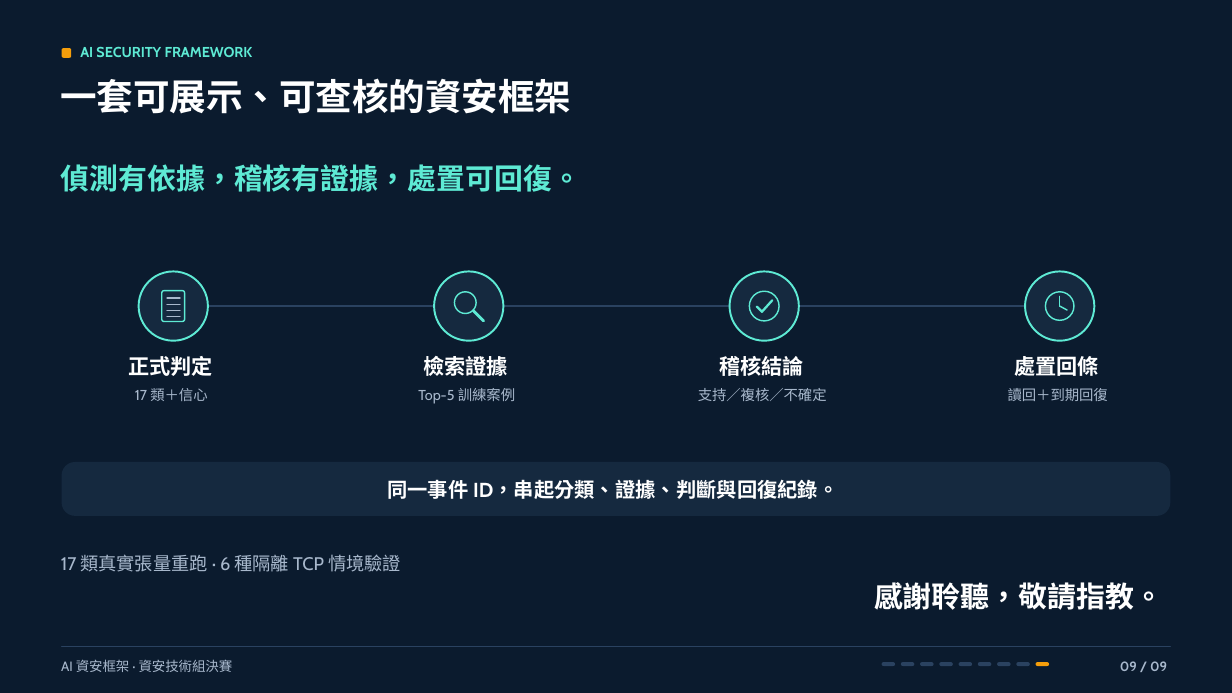
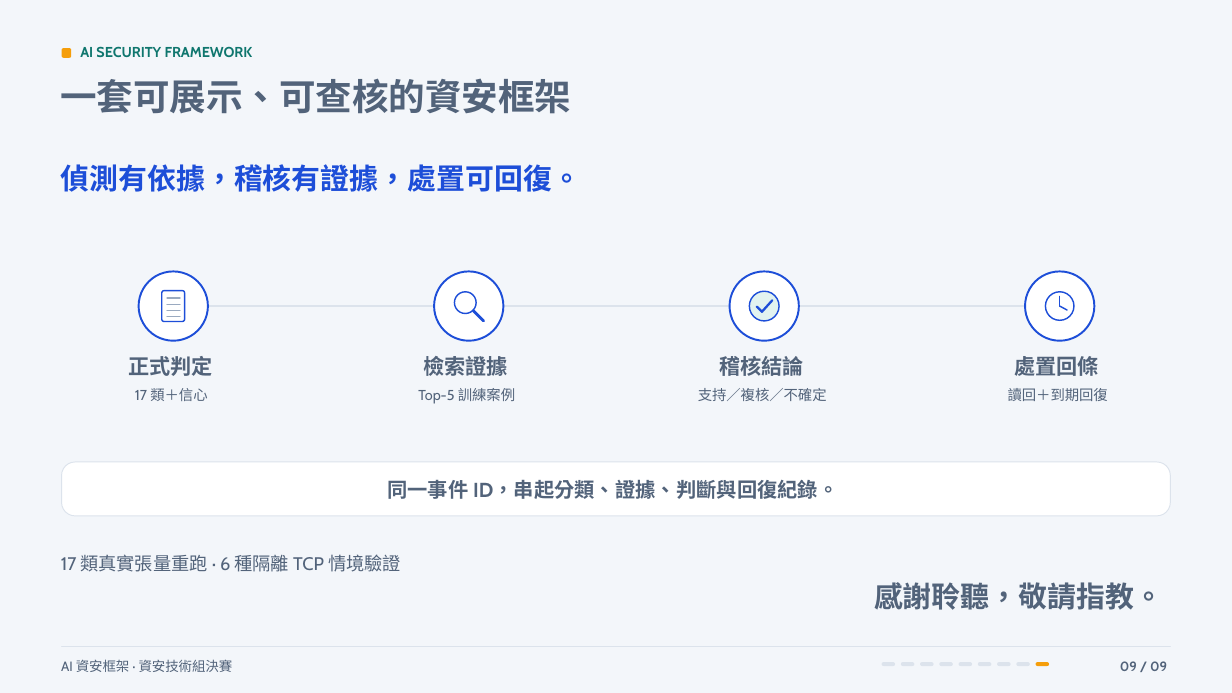
Before and after one commit to Lily09-project/innoserve-competition, a slide deck: slide 9 of deliverables/決賽簡報_AI資安框架.pptx. Drawn at 1232x693 pixels with LibreOffice and Linux fonts; fonts in the diff are those of the drawing. Boxes give left, top, right and bottom in pixels: in the first picture for what was removed or moved away, otherwise in the second. Text is boxed around its words. In the diff, an @@ line names an element or a change of style, - is before the commit and + after.

```diff
--- a/deliverables/決賽簡報_AI資安框架.pptx
+++ b/deliverables/決賽簡報_AI資安框架.pptx
@@ background #0B1B2E to #F3F6FA @@
@@ text "AI SECURITY FRAMEWORK" at (80, 46, 253, 57): text colour #5EEAD4 to #0F766E @@
@@ text "偵測有依據，稽核有證據，處置可回復。" at (60, 164, 581, 192): text colour #5EEAD4 to #1D4ED8 @@
@@ ellipse at (750, 291, 779, 321): fill #15293F to #E2F3F0; outline #5EEAD4 1.11 pt to #1D4ED8 1.11 pt @@
@@ fill #15293F to #FFFFFF; outline #5EEAD4 1.5 pt to #1D4ED8 1.5 pt in 4 elements at (139, 272, 208, 341), (434, 272, 504, 341), (730, 272, 799, 341), (1025, 272, 1094, 341) @@
@@ fill #15293F to #FFFFFF; outline #5EEAD4 1.11 pt to #1D4ED8 1.11 pt in 3 elements at (162, 291, 185, 322), (455, 292, 477, 314), (1045, 292, 1074, 321) @@
@@ freeform shape at (1060, 297, 1061, 307): outline #5EEAD4 1.11 pt to #1D4ED8 1.11 pt @@
@@ outline #A8B8CC 0.89 pt to #9AAAC0 0.89 pt in 4 elements at (167, 299, 180, 299), (167, 304, 180, 305), (167, 311, 180, 311), (167, 317, 180, 318) @@
@@ freeform shape at (174, 306, 1060, 307): outline #2A4260 1.5 pt to #DCE3EC 1.5 pt @@
@@ freeform shape at (473, 311, 483, 321): outline #5EEAD4 2.23 pt to #1D4ED8 2.23 pt @@
@@ freeform shape at (757, 307, 762, 312): outline #5EEAD4 1.78 pt to #1D4ED8 1.78 pt @@
@@ freeform shape at (762, 300, 773, 311): outline #5EEAD4 1.78 pt to #1D4ED8 1.78 pt @@
@@ freeform shape at (1060, 306, 1067, 310): outline #5EEAD4 1.11 pt to #1D4ED8 1.11 pt @@
@@ rounded rectangle at (62, 462, 1171, 516): fill #15293F to #FFFFFF; outline none to #DCE3EC 0.75 pt @@
@@ text colour #FFFFFF to #52637A in 7 elements at (60, 78, 571, 114), (128, 356, 212, 376), (424, 356, 508, 376), (719, 356, 803, 376), (1015, 356, 1099, 376), (387, 480, 838, 499), (874, 582, 1163, 610) @@
@@ freeform shape at (62, 647, 1171, 648): outline #2A4260 0.75 pt to #DCE3EC 0.75 pt @@
@@ text colour #A8B8CC to #52637A in 7 elements at (135, 388, 207, 401), (418, 388, 515, 404), (698, 388, 827, 401), (1008, 388, 1108, 401), (61, 554, 401, 572), (61, 659, 233, 672), (1120, 661, 1167, 671) @@
@@ fill #2A4260 to #DCE3EC in 8 elements at (882, 663, 896, 666), (901, 663, 915, 666), (921, 663, 934, 666), (940, 663, 954, 666), (959, 663, 973, 666), (978, 663, 992, 666), (997, 663, 1011, 666), (1017, 663, 1031, 666) @@
```
Also in this commit, not shown: 1 other slide changed, 20 other files.
